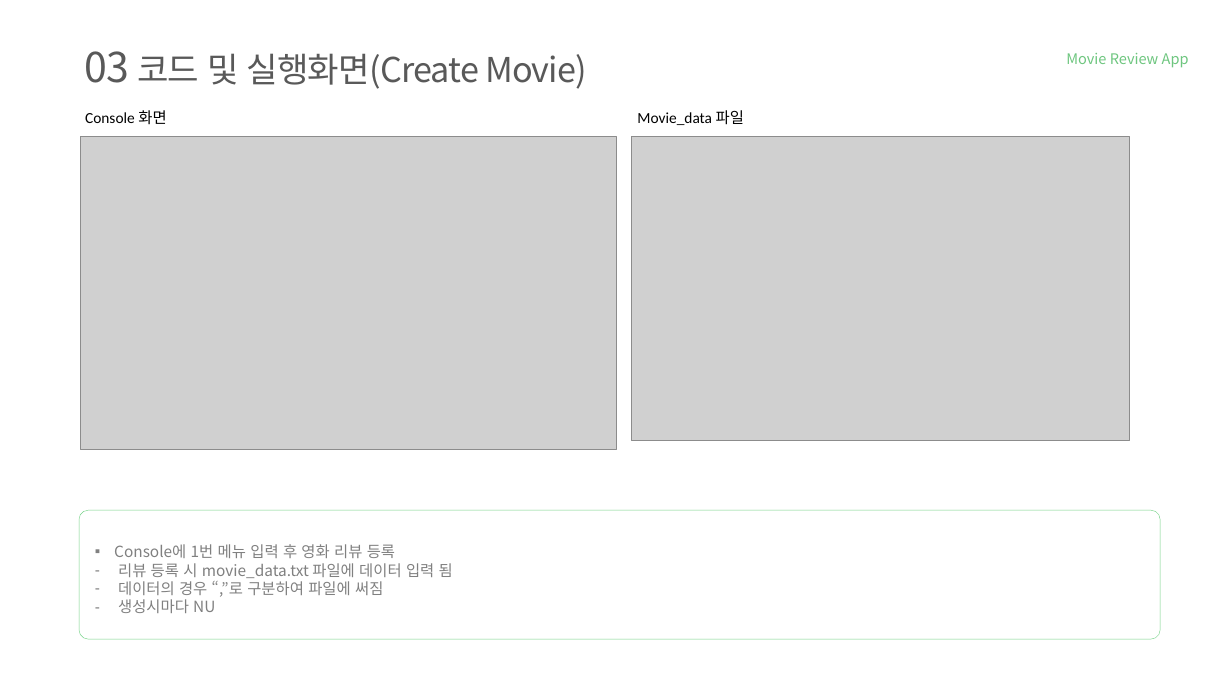
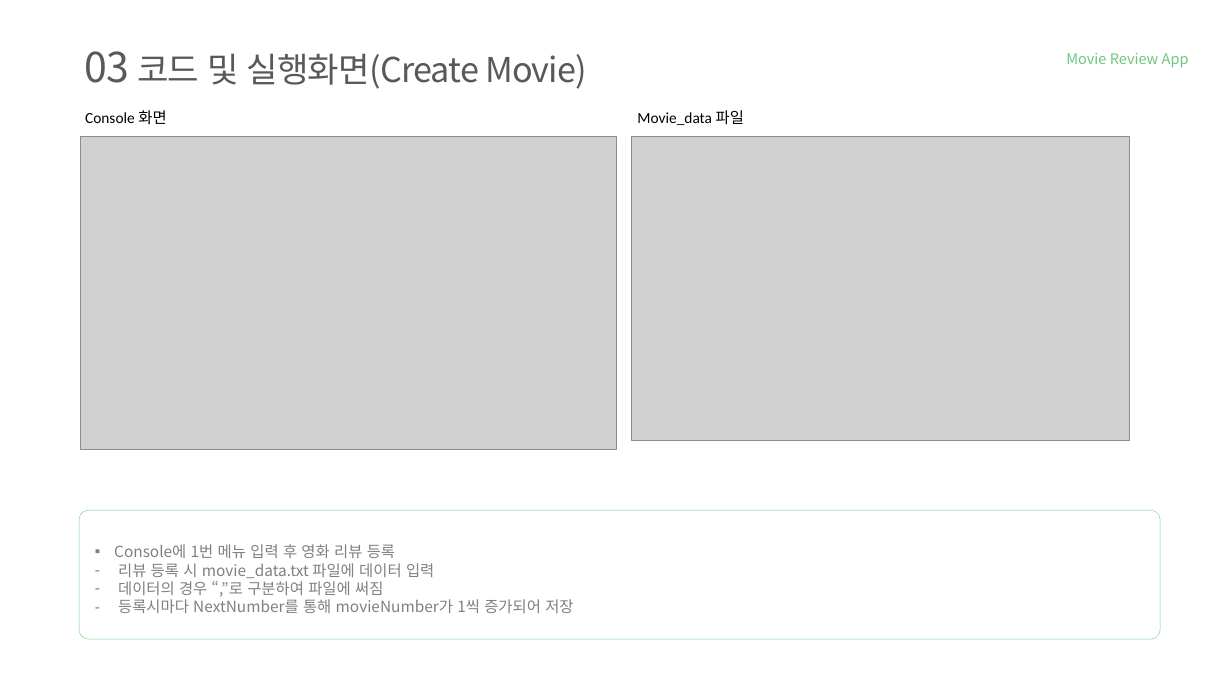
Before and after one commit to tnwjd121/MovieApp, a slide deck: slide 10 of ppt/국비(정보처리기능사)_백수정.pptx. Drawn at 1232x693 pixels with LibreOffice and Linux fonts; fonts in the diff are those of the drawing; grey boxes stand for pictures; background and template pictures are left out. Boxes give left, top, right and bottom in pixels: in the first picture for what was removed or moved away, otherwise in the second. Text is boxed around its words. In the diff, an @@ line names an element or a change of style, - is before the commit and + after.

```diff
--- a/ppt/국비(정보처리기능사)_백수정.pptx
+++ b/ppt/국비(정보처리기능사)_백수정.pptx
@@ text at [118,563,434,578]: text changed @@
-– 리뷰 등록 시 movie_data.txt 파일에 데이터 입력 됨
+– 리뷰 등록 시 movie_data.txt 파일에 데이터 입력
@@ text at [118,599,573,613]: text changed @@
-– 생성시마다 NU
+– 등록시마다 NextNumber를 통해 movieNumber가 1씩 증가되어 저장
```
Also in this commit, not shown: 3 slides added.
